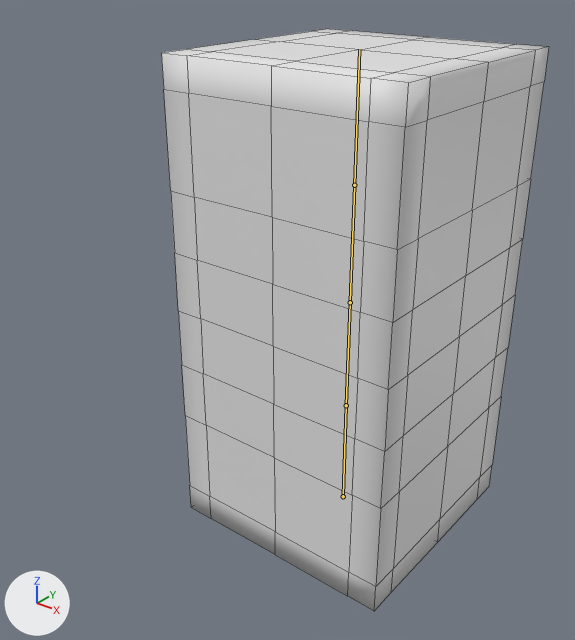
A saved change to the Blender file content/standard/advanced_mesh/advMesh.blend.
Camera for both pictures: a 50 mm camera at (3.35, -5.03, 4.75) aimed at (-0.11, -0.69, 2.07). The axes (+X, +Y, +Z) are drawn at lower left. The lights are the same throughout. The bones that bend it are drawn over the model as lines. Mesh edges are drawn as thin lines.

Objects in the first picture: 'Fridge'.
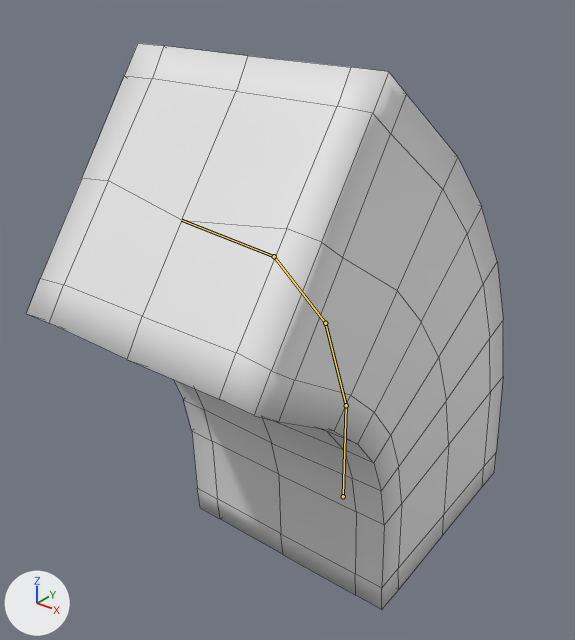
The newer file adds an action. The first version stands in its rest pose; the second is drawn at frame 600 of the action 'Action'.

Changed parts and their boxes [x1, y1, x2, y2] in the pictures (575 x 640 px):
'Fridge', posed (23% wider)
    before: [161, 29, 549, 611]
    after: [26, 43, 503, 610]
bone 'Bone1', root to tip
    before: (346, 405) to (350, 302)
    after: (346, 405) to (325, 323)
bone 'Bone2', root to tip
    before: (350, 302) to (354, 185)
    after: (325, 323) to (274, 256)
bone 'Bone3', root to tip
    before: (354, 185) to (359, 49)
    after: (274, 256) to (181, 220)

What the commit changed:
Bone 'Bone1' (bone_bone1) turns from (0, 0, 0) to (20, 0, 0) degrees about its own x, y and z.
Bone 'Bone2' (bone_bone2) turns from (0, 0, 0) to (20, 0, 0) degrees about its own x, y and z.
Bone 'Bone3' (bone_bone3) turns from (0, 0, 0) to (20, 0, 0) degrees about its own x, y and z.
